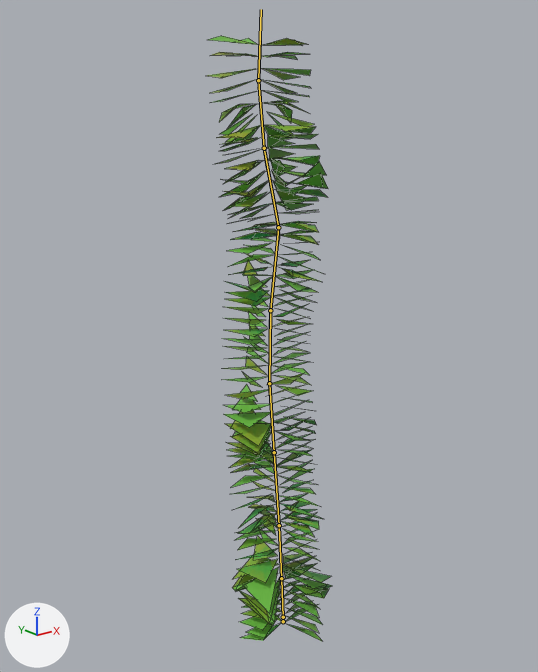
Before and after pictures for a commit that changed the glTF model Models/kelp/kelp.gltf.
Before and after are seen from a 50 mm camera at (-73.4, -87.6, 90.3) aimed at (0.4, 4.7, 53.4). Lighting does not change. The marker at lower left points along +X, +Y and +Z. Both versions are drawn at frame 75 of the action 'ArmatureAction.002'; the numbers are the values there. The bones that bend it are drawn over the model as lines. Mesh edges are drawn as thin lines.
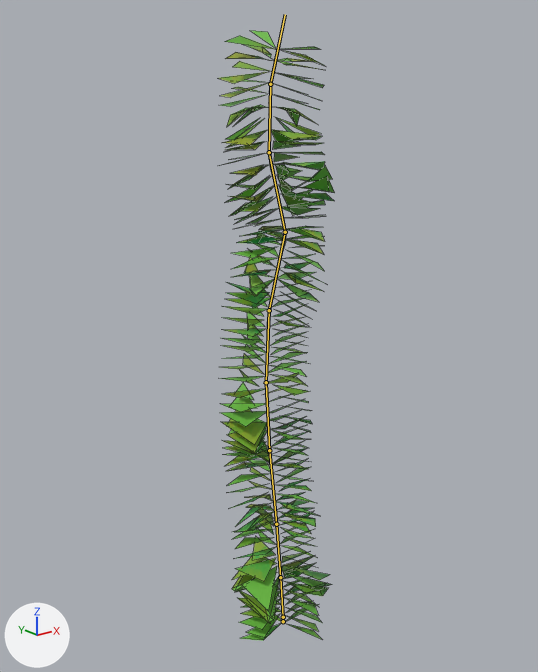
Patch to the scene script:
```diff
--- a/Models/kelp/kelp.gltf.py
+++ b/Models/kelp/kelp.gltf.py
@@ bone_bone @@
 bone_bone = bpy.data.objects['Armature'].pose.bones['Bone']
-bone_bone.rotation_quaternion = (1.0, -0.016, 0.0, 0.0)  # degrees (-2, 0, 0)
+bone_bone.rotation_quaternion = (1.0, -0.025, 0.0, 0.0)  # degrees (-3, 0, 0)
@@ bone_bone_001 @@
 bone_bone_001 = bpy.data.objects['Armature'].pose.bones['Bone.001']  # child of 'Bone'
-bone_bone_001.rotation_quaternion = (1.0, -0.014, 0.0, 0.0)  # degrees (-2, 0, 0)
+bone_bone_001.rotation_quaternion = (1.0, -0.023, 0.0, 0.0)  # degrees (-3, 0, 0)
@@ bone_bone_004 @@
 bone_bone_004 = bpy.data.objects['Armature'].pose.bones['Bone.004']  # child of 'Bone.003'
-bone_bone_004.rotation_quaternion = (1.0, 0.0, 0.0, 0.0)  # degrees (0, 0, 0)
+bone_bone_004.rotation_quaternion = (1.001, 0.031, 0.0, 0.0)  # degrees (4, 0, 0)
@@ bone_bone_005 @@
 bone_bone_005 = bpy.data.objects['Armature'].pose.bones['Bone.005']  # child of 'Bone.004'
-bone_bone_005.rotation_quaternion = (0.998, 0.064, 0.0, 0.0)  # degrees (7, 0, 0)
+bone_bone_005.rotation_quaternion = (0.997, 0.071, 0.0, 0.0)  # degrees (8, 0, 0)
@@ bone_bone_006 @@
 bone_bone_006 = bpy.data.objects['Armature'].pose.bones['Bone.006']  # child of 'Bone.005'
-bone_bone_006.rotation_quaternion = (0.998, 0.06, 0.0, 0.0)  # degrees (7, 0, 0)
+bone_bone_006.rotation_quaternion = (0.999, 0.11, 0.0, 0.0)  # degrees (13, 0, 0)
@@ bone_bone_007 @@
 bone_bone_007 = bpy.data.objects['Armature'].pose.bones['Bone.007']  # child of 'Bone.006'
-bone_bone_007.rotation_quaternion = (0.976, -0.217, 0.0, 0.0)  # degrees (-25, 0, 0)
+bone_bone_007.rotation_quaternion = (0.972, -0.303, 0.0, 0.0)  # degrees (-35, 0, 0)
@@ bone_bone_008 @@
 bone_bone_008 = bpy.data.objects['Armature'].pose.bones['Bone.008']  # child of 'Bone.007'
-bone_bone_008.rotation_quaternion = (0.996, 0.085, 0.0, 0.0)  # degrees (10, 0, 0)
+bone_bone_008.rotation_quaternion = (0.969, 0.172, 0.0, 0.0)  # degrees (20, 0, 0)
@@ bone_bone_009 @@
 bone_bone_009 = bpy.data.objects['Armature'].pose.bones['Bone.009']  # child of 'Bone.008'
-bone_bone_009.rotation_quaternion = (0.995, 0.096, 0.0, 0.0)  # degrees (11, 0, 0)
+bone_bone_009.rotation_quaternion = (0.982, 0.152, 0.0, 0.0)  # degrees (18, 0, 0)
```

Changed parts and their boxes [x1, y1, x2, y2] in the pictures (538 x 672 px):
'Cylinder', posed (8% narrower)
    before: [206, 36, 332, 641]
    after: [219, 30, 335, 641]
bone 'Bone.001', root to tip
    before: (283, 617) to (281, 578)
    after: (283, 617) to (280, 577)
bone 'Bone.004', root to tip
    before: (274, 452) to (269, 383)
    after: (269, 450) to (266, 382)
bone 'Bone.005', root to tip
    before: (269, 383) to (270, 310)
    after: (266, 382) to (269, 310)
bone 'Bone.006', root to tip
    before: (270, 310) to (278, 227)
    after: (269, 310) to (285, 232)
bone 'Bone.007', root to tip
    before: (278, 227) to (264, 148)
    after: (285, 232) to (269, 152)
bone 'Bone.008', root to tip
    before: (264, 148) to (258, 80)
    after: (269, 152) to (270, 84)
bone 'Bone.009', root to tip
    before: (258, 80) to (261, 9)
    after: (270, 84) to (285, 14)
